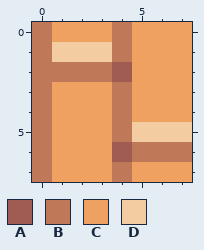
File history of a pixel-art file, assets/sprites/projects/floor.aseprite. This is how it looked before the edit.
8x8 pixels, 1 frame.
Palette (. is transparent): A #a05b53  B #bf7958  C #eea160  D #f4cca1
Pixels before, first column x 0:
0 BCCCBCCC
1 BDDDBCCC
2 BBBBACCC
3 BCCCBCCC
4 BCCCBCCC
5 BCCCBDDD
6 BCCCABBB
7 BCCCBCCC
After:
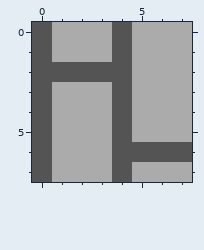
Difference:
{"colour":"B","old":"#bf7958","new":"#545454"}
{"colour":"C","old":"#eea160","new":"#ababab"}
{"y":1,"x":1,"old":"DDD","new":"CCC"}
{"y":2,"x":4,"old":"A","new":"B"}
{"y":5,"x":5,"old":"DDD","new":"CCC"}
{"y":6,"x":4,"old":"A","new":"B"}
{"label":"changed","picture_box":[32,22,192,182]}
